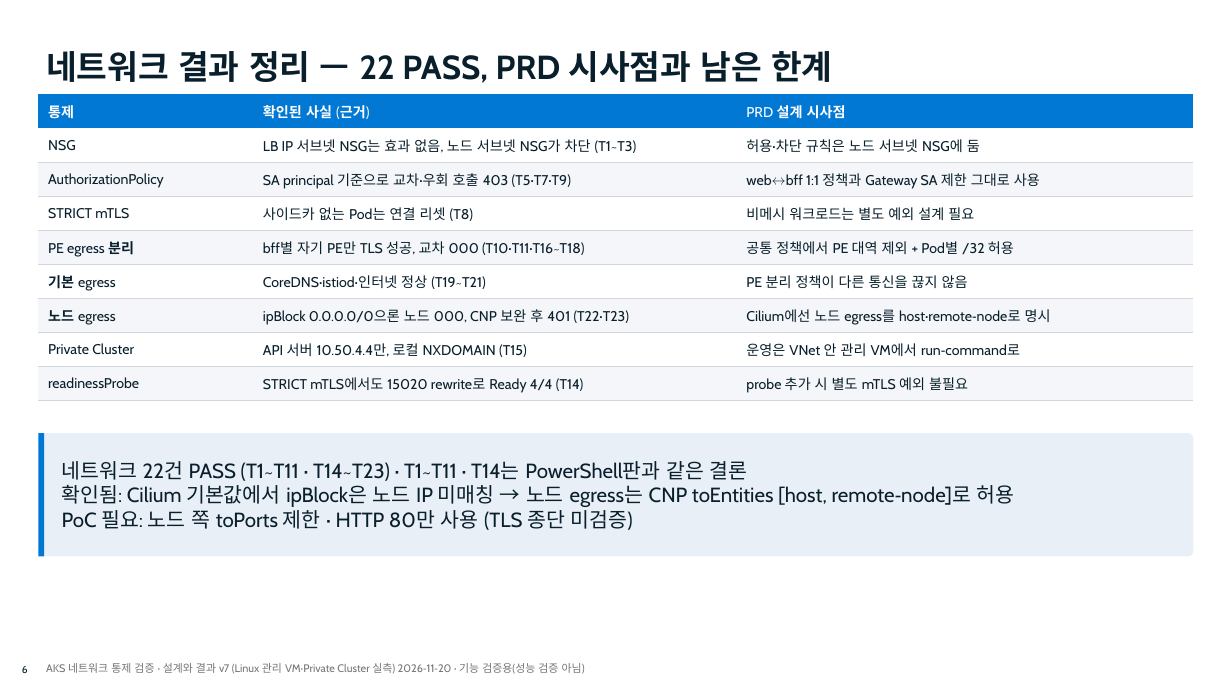
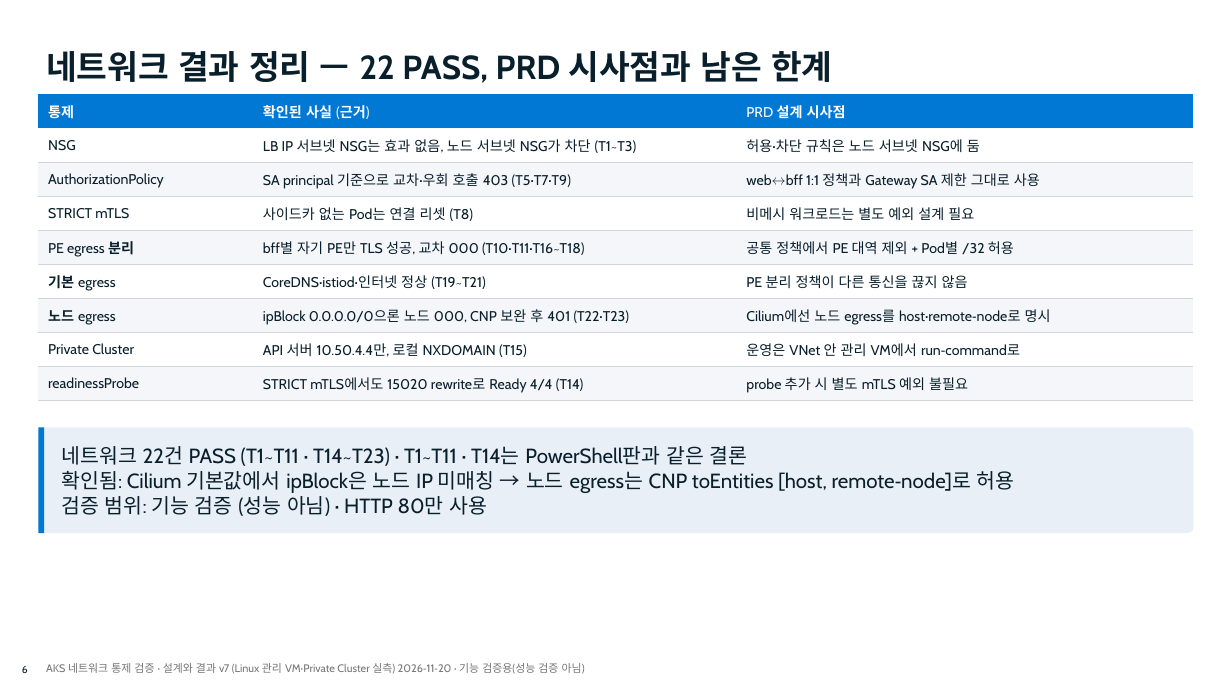
Before and after one commit to freeman9844/-aks-istio-network-test-01, a slide deck: slide 6 of deck/aksnetval-design-v7.pptx. Drawn at 1232x693 pixels with LibreOffice and Linux fonts; fonts in the diff are those of the drawing; background and template pictures are left out. Boxes give left, top, right and bottom in pixels: in the first picture for what was removed or moved away, otherwise in the second. Text is boxed around its words. In the diff, an @@ line names an element or a change of style, - is before the commit and + after.

```diff
--- a/deck/aksnetval-design-v7.pptx
+++ b/deck/aksnetval-design-v7.pptx
@@ rounded rectangle resized from (x1=39, y1=433, x2=1194, y2=556) to (x1=39, y1=427, x2=1194, y2=533) @@
@@ rounded rectangle at (x1=39, y1=427, x2=1194, y2=533): proportions changed @@
@@ rectangle resized from (x1=39, y1=433, x2=44, y2=556) to (x1=39, y1=427, x2=44, y2=533) @@
@@ text at (x1=62, y1=446, x2=1015, y2=516): text changed @@
-네트워크 22건 PASS (T1~T11 · T14~T23) · T1~T11 · T14는 PowerShell판과 같은 결론
-확인됨: Cilium 기본값에서 ipBlock은 노드 IP 미매칭 → 노드 egress는 CNP toEntities [host, remote‑node]로 허용
-PoC 필요: 노드 쪽 toPorts 제한 · HTTP 80만 사용 (TLS 종단 미검증)
+네트워크 22건 PASS (T1~T11 · T14~T23) · T1~T11 · T14는 PowerShell판과 같은 결론
+확인됨: Cilium 기본값에서 ipBlock은 노드 IP 미매칭 → 노드 egress는 CNP toEntities [host, remote‑node]로 허용
+검증 범위: 기능 검증 (성능 아님) · HTTP 80만 사용
```
Also in this commit, not shown: 2 other slides changed, 12 other files.
